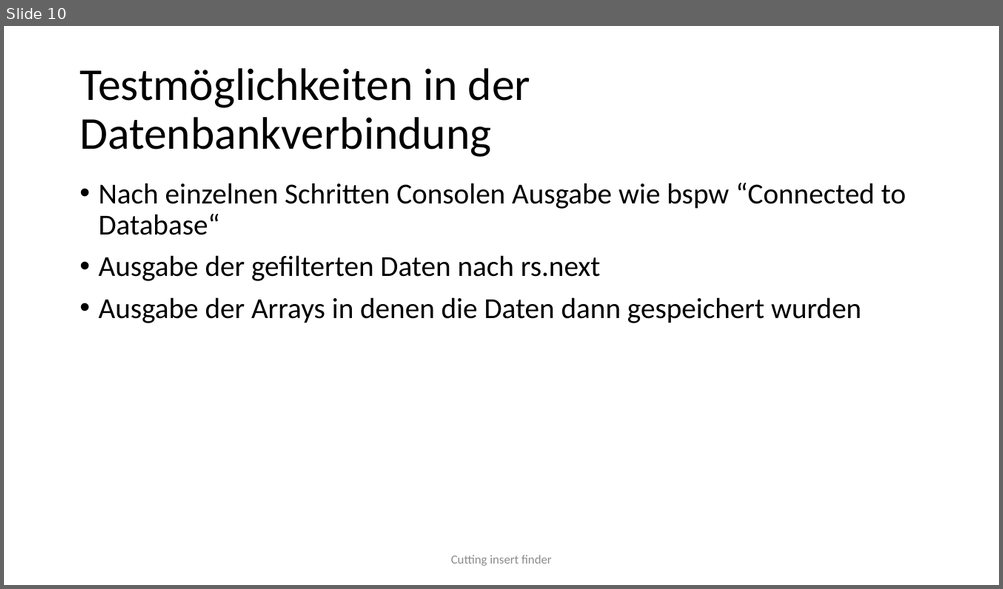
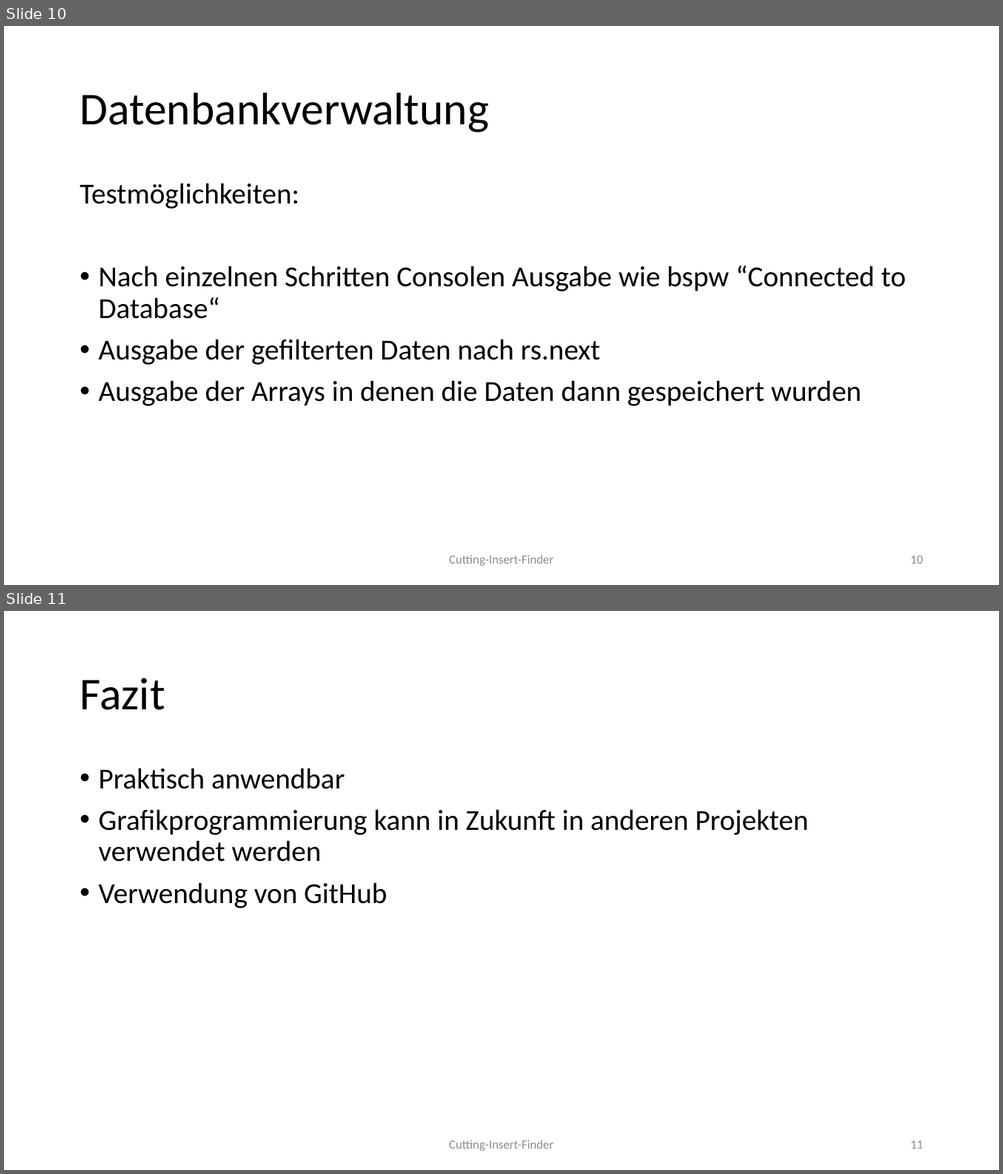
Before and after one commit to vinzenzdreher/DV-Projekt, a slide deck: 4_Praesentation/CuttingInsert Finder.pptx. Shown one above the other, each under a label of ours: slide 10 before the commit, slides 10 and 11 after it. The pictures are 1003x589 and 1003x1174 pixels, drawn with LibreOffice and Linux fonts; fonts in the diff are those of the drawing; background and template pictures are left out. Boxes give left, top, right and bottom in pixels: in the first picture for what was removed or moved away, otherwise in the second. Text is boxed around its words. In the diff, an @@ line names an element or a change of style, - is before the commit and + after.

```diff
--- a/4_Praesentation/CuttingInsert Finder.pptx
+++ b/4_Praesentation/CuttingInsert Finder.pptx
@@ slide 11 added at (4, 611, 999, 1170), background #FFFFFF @@
@@ title added at (79, 678, 165, 710), 44 pt, text #000000 @@
+Fazit
@@ text added at (99, 768, 808, 908), 28 pt, text #000000 @@
+• Praktisch anwendbar
+• Grafikprogrammierung kann in Zukunft in anderen Projekten verwendet werden
+• Verwendung von GitHub
@@ text added at (449, 1140, 553, 1151), 12 pt, text #8C8C8C @@
+Cutting-Insert-Finder
@@ page number added at (910, 1141, 922, 1149), 12 pt, text #8C8C8C @@
+11
@@ slide 10 changed as well @@
@@ title at (79, 93, 489, 133): text changed @@
-Testmöglichkeiten in der Datenbankverbindung
+Datenbankverwaltung
@@ text at (79, 183, 299, 209): paragraph added @@
+Testmöglichkeiten:
@@ text at (449, 555, 553, 566): text changed @@
-Cutting insert finder
+Cutting-Insert-Finder
@@ page number added at (910, 556, 922, 564), 12 pt, text #8C8C8C @@
+10
```
Also in this commit, not shown: 11 other slides changed, 1 slide removed, 1 other file.
